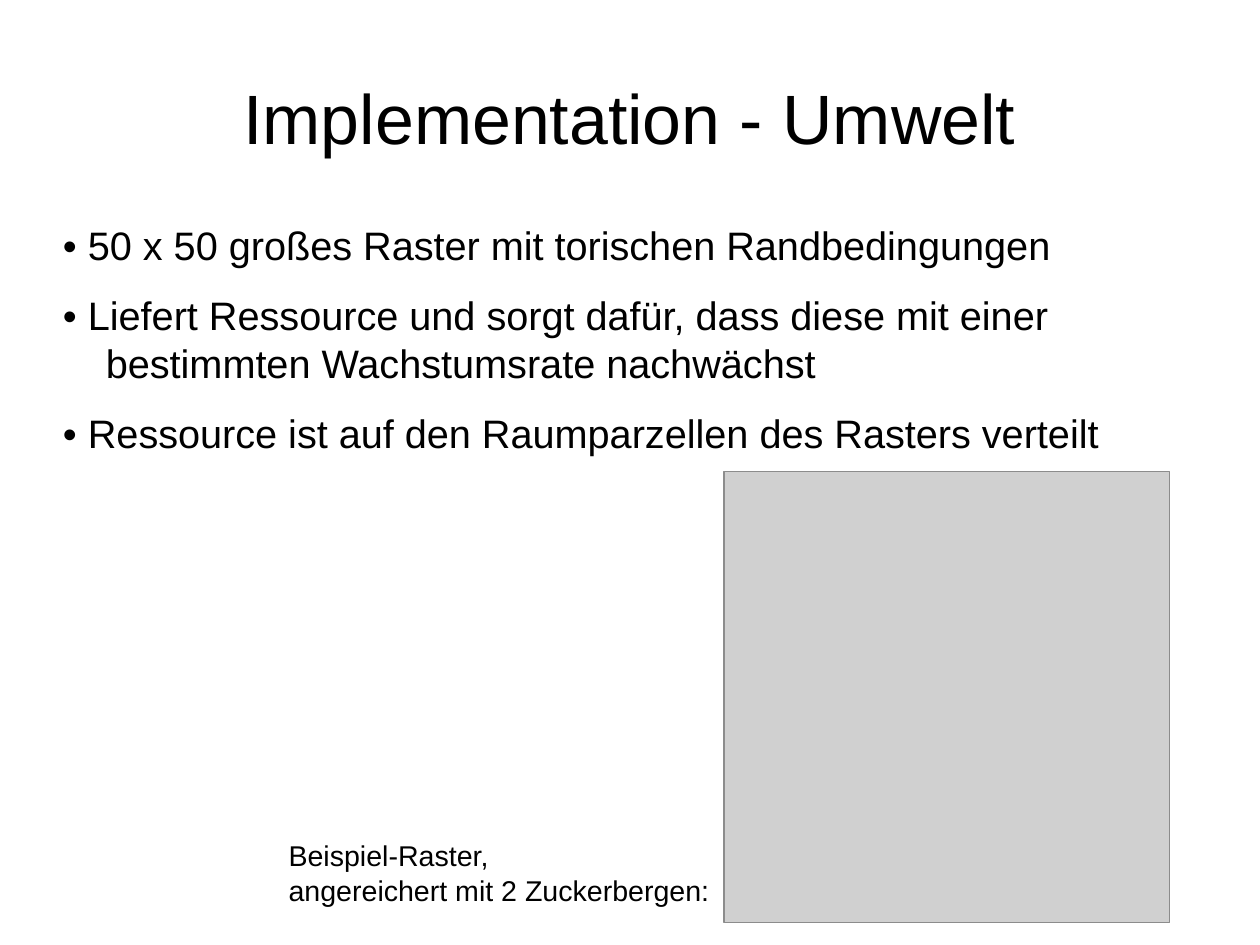
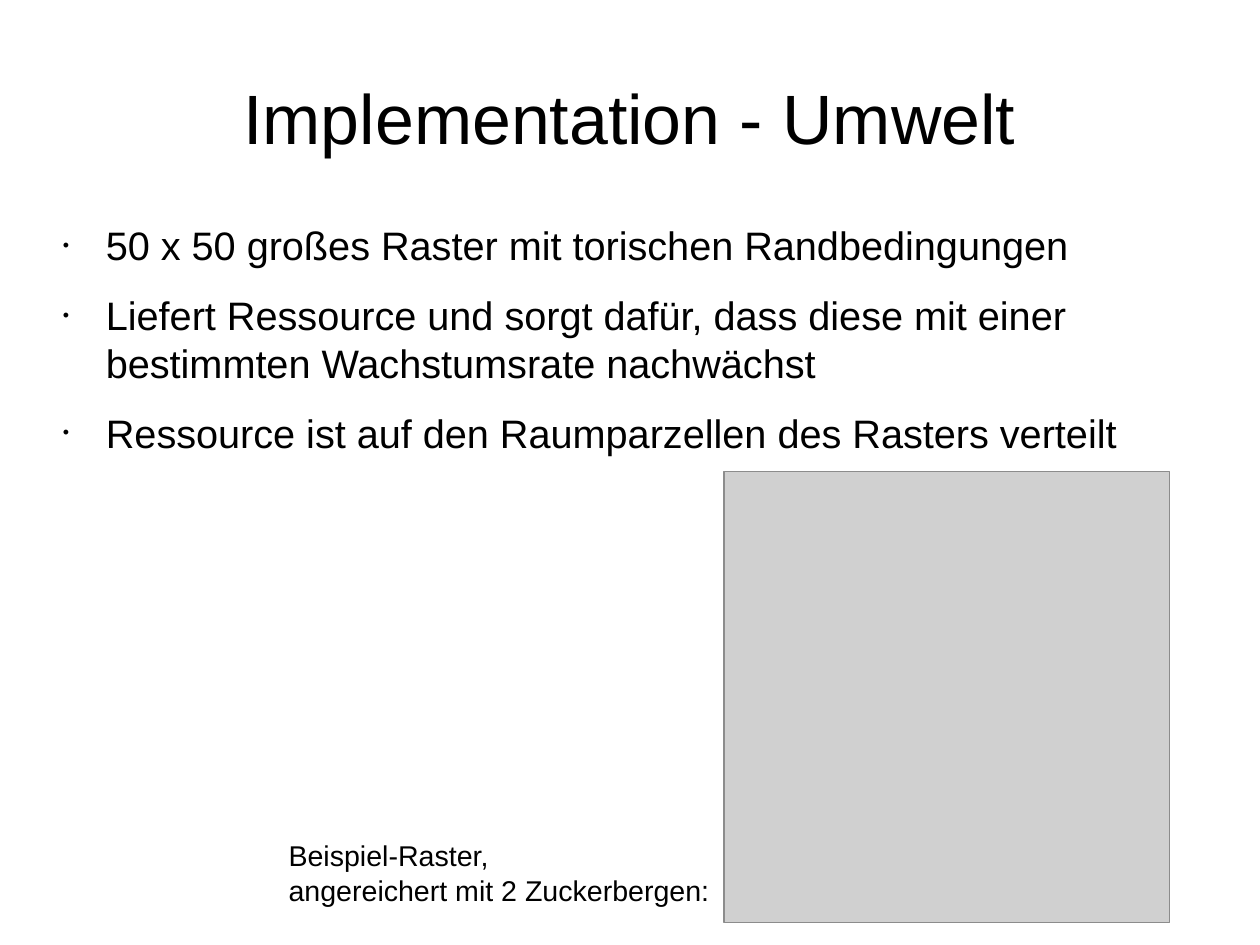
Before and after one commit to wsmirnow/Sugarscape, a slide deck: slide 5 of Presentation/Presentation.odp. Drawn at 1260x945 pixels with LibreOffice and Linux fonts; fonts in the diff are those of the drawing; grey boxes stand for pictures. Boxes give left, top, right and bottom in pixels: in the first picture for what was removed or moved away, otherwise in the second. Text is boxed around its words. In the diff, an @@ line names an element or a change of style, - is before the commit and + after.

```diff
--- a/Presentation/Presentation.odp
+++ b/Presentation/Presentation.odp
@@ text at bbox=[106, 231, 1117, 456]: text changed @@
-• 50 x 50 großes Raster mit torischen Randbedingungen
-• Liefert Ressource und sorgt dafür, dass diese mit einer bestimmten Wachstumsrate nachwächst
-• Ressource ist auf den Raumparzellen des Rasters verteilt
+• 50 x 50 großes Raster mit torischen Randbedingungen
+• Liefert Ressource und sorgt dafür, dass diese mit einer bestimmten Wachstumsrate nachwächst
+• Ressource ist auf den Raumparzellen des Rasters verteilt
```
Also in this commit, not shown: 8 other slides changed, 1 other file.
